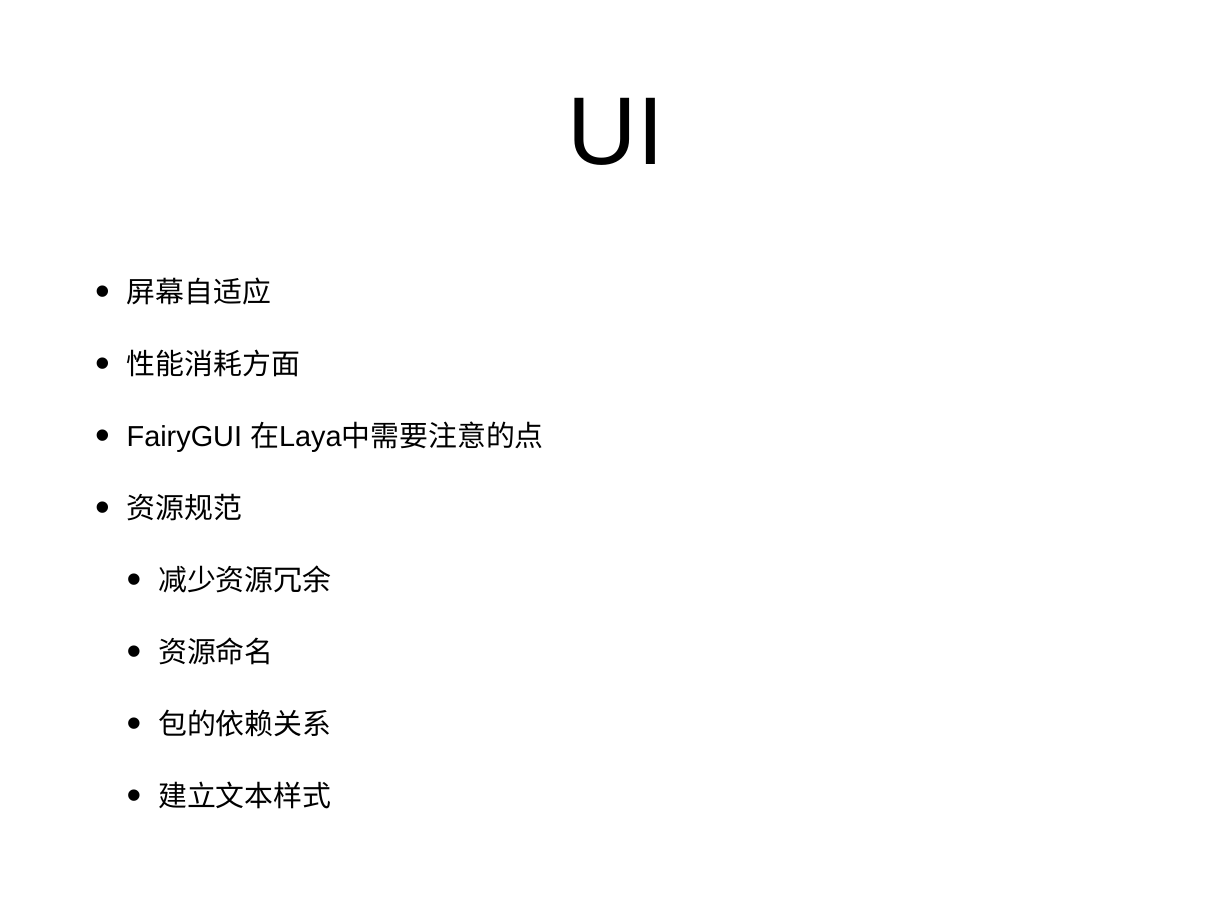
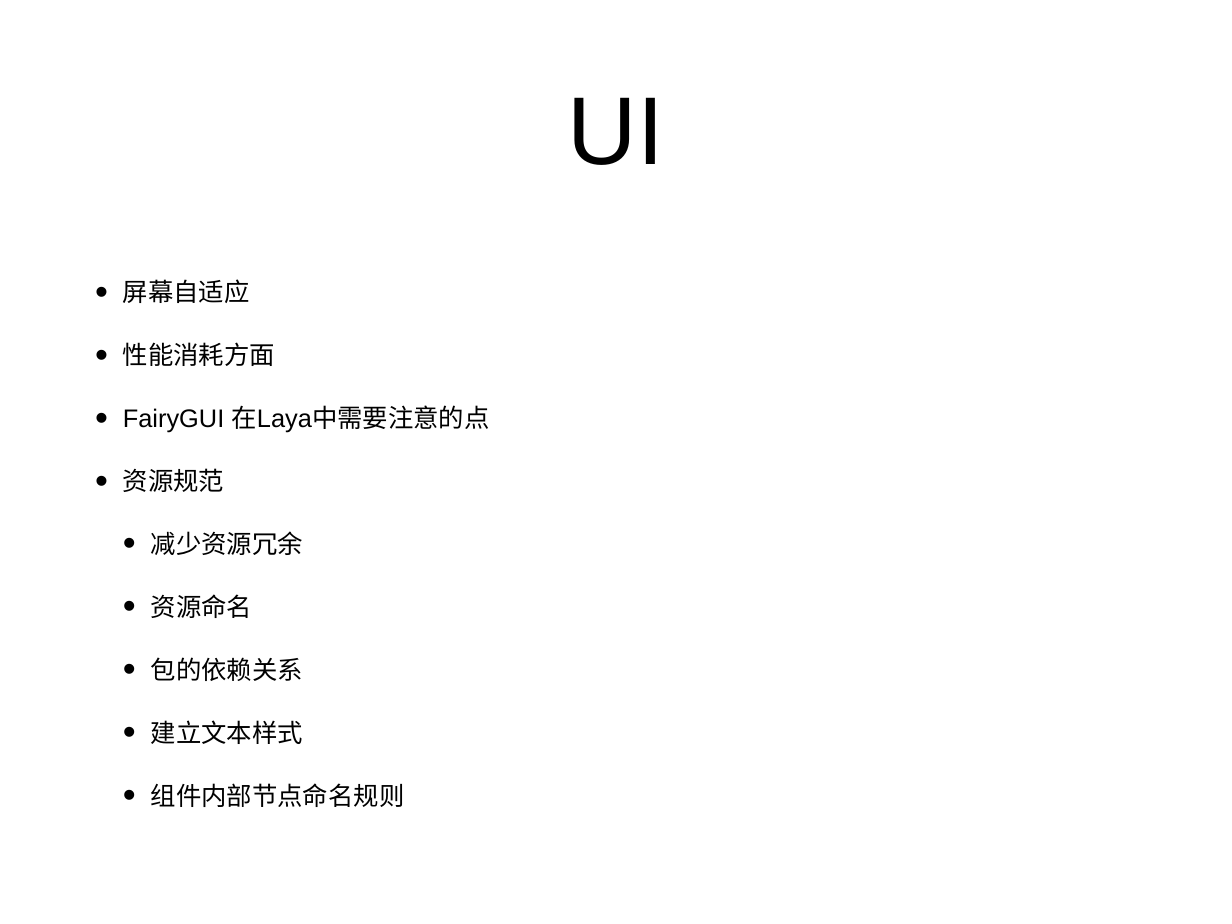
Before and after one commit to ihaiucom/ihaiu.FGUITemplate, a slide deck: slide 9 of UI原则.pptx. Drawn at 1232x924 pixels with LibreOffice and Linux fonts; fonts in the diff are those of the drawing. Boxes give left, top, right and bottom in pixels: in the first picture for what was removed or moved away, otherwise in the second. Text is boxed around its words. In the diff, an @@ line names an element or a change of style, - is before the commit and + after.

```diff
--- a/UI原则.pptx
+++ b/UI原则.pptx
@@ text at <box>123,279,490,744</box>: size 24 to 21.1 pt in "屏幕自适应", "性能消耗方面", "FairyGUI 在Laya中需要注意的点", "资源规范" and 4 more places; indent changed; less space between paragraphs @@
@@ text at <box>151,783,405,807</box>: paragraph added @@
+  • 组件内部节点命名规则
```
Also in this commit, not shown: 1 slide added.
